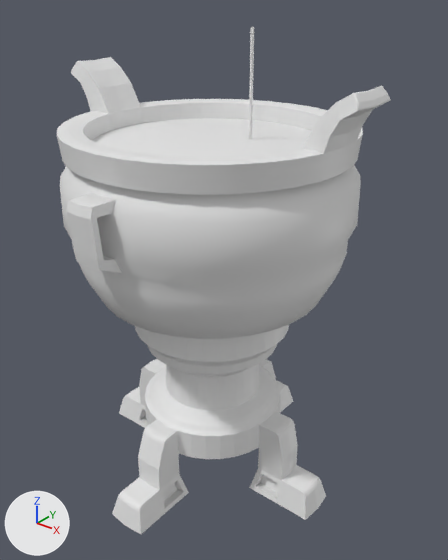
The FBX model NightLightStudio_Game/Asset/3D model/Incense_Pot_Model.FBX, before and after one commit.
One viewpoint serves both versions: a 50 mm lens placed at (1.144, -1.368, 1.561), pointed at (0.037, 0.016, 0.702). Arrows for +X, +Y and +Z are at lower left; the lights stay in place. Where no turn or scale is listed for an object, it has been applied to the vertices.
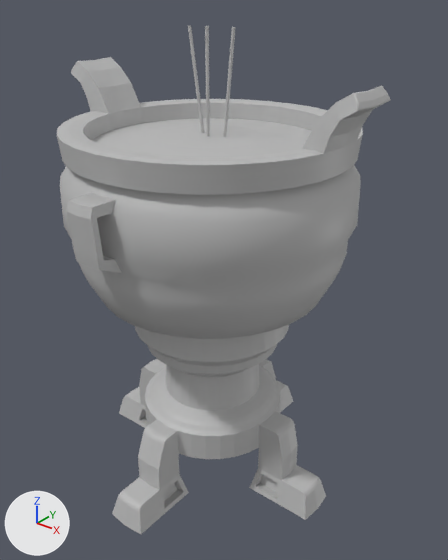
Where the newer file only moved an object's origin or applied its transform, the numbers keep the older frame.

Pixel boxes [x1, y1, x2, y2] of what changed, in the pictures (448 x 560 px):
'Sphere001', recoloured: [57, 57, 391, 534] in both
'Cylinder001', mesh turned: before [249, 27, 254, 139]; after [188, 25, 205, 133]
'Cylinder002', added: after [223, 27, 236, 137]

What the commit changed:
Material 'lambert1' (mat_lambert1) is new.
Its base color is (0.5, 0.5, 0.5) (grey #bcbcbc).
me_mesh_001 has 1500 vertices, 3003 faces and spans x -0.501..0.501, y -0.495..0.495, z -0.001..1.332.
me_mesh_001 now uses material mat_lambert1 (grey #bcbcbc).
me_mesh has 22 vertices, 40 faces and spans x -0.005..0.005, y -0.005..0.005, z 0.0..0.335.
me_mesh is used by ob_cylinder001; location (0.114, 0.039, 1.113).
me_mesh part 1: the whole mesh is turned -8.6 degrees about the y axis through its middle, then moved by (-0.172, -0.025, -0.002).
Mesh me_mesh_1 is new.
It has 22 vertices, 40 faces and spans x -0.007..0.003, y -0.012..-0.003, z 1.113..1.448.
It uses material mat_lambert1 (grey #bcbcbc).
Mesh me_mesh_001_1 is new.
It has 22 vertices, 40 faces and spans x 0.032..0.076, y 0.009..0.018, z 1.113..1.447.
It uses material mat_lambert1 (grey #bcbcbc).
Object 'Cylinder003' (ob_cylinder003) is new; it shows me_mesh_1.
Its location is (0.0, 0.0, 0.0).
Object 'Cylinder002' (ob_cylinder002) is new; it shows me_mesh_001_1.
Its location is (0.0, 0.0, 0.0).
